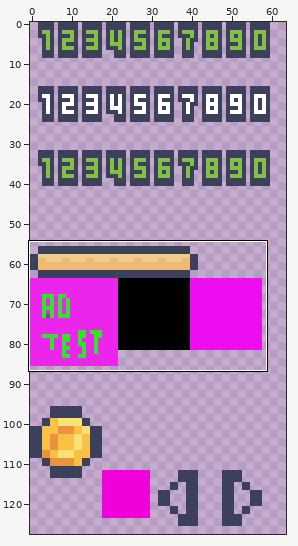
File history of a sprite sheet, images/shared-0-sheet2.png. The first picture is a wide view before the edit; the outline marks the close-up.
Close-up. As it was:
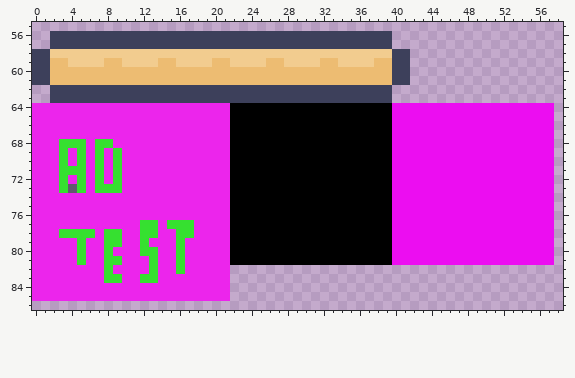
The file is 64x128 pixels. Shown: x 0..58, y 55..86. The commit also changed other parts of the picture, which this record leaves out.
And afterwards:
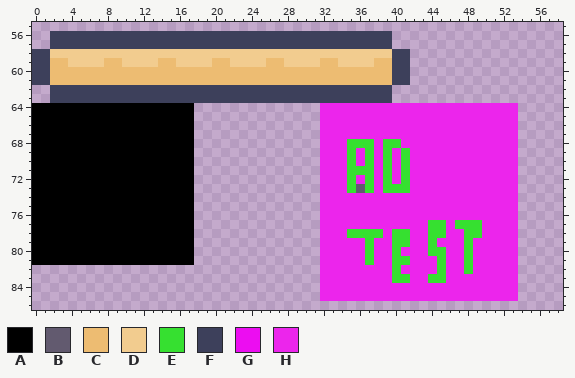
Palette (. is transparent): A #000000  B #625a6f  C #edbc72  D #f2cc8f  E #36e030  F #3d405b  G #ec0df1  H #ec25ec
Change:
Changed rows in their new state; - is an unchanged pixel.
first column x 0:
64 AAAAAAAAAAAAAAAAAA..............HHHHHHHHHHHHHHHHHHHHHH....
65 AAAAAAAAAAAAAAAAAA..............HHHHHHHHHHHHHHHHHHHHHH....
66 AAAAAAAAAAAAAAAAAA..............HHHHHHHHHHHHHHHHHHHHHH....
67 AAAAAAAAAAAAAAAAAA..............HHHHHHHHHHHHHHHHHHHHHH....
68 AAAAAAAAAAAAAAAAAA..............HHHEEEHEEHHHHHHHHHHHHH....
69 AAAAAAAAAAAAAAAAAA..............HHHEHEHEHEHHHHHHHHHHHH....
70 AAAAAAAAAAAAAAAAAA..............HHHEHEHEHEHHHHHHHHHHHH....
71 AAAAAAAAAAAAAAAAAA..............HHHEEEHEHEHHHHHHHHHHHH....
72 AAAAAAAAAAAAAAAAAA..............HHHEHEHEHEHHHHHHHHHHHH....
73 AAAAAAAAAAAAAAAAAA..............HHHEBEHEEEHHHHHHHHHHHH....
74 AAAAAAAAAAAAAAAAAA..............HHHHHHHHHHHHHHHHHHHHHH....
75 AAAAAAAAAAAAAAAAAA..............HHHHHHHHHHHHHHHHHHHHHH....
76 AAAAAAAAAAAAAAAAAA..............HHHHHHHHHHHHHHHHHHHHHH....
77 AAAAAAAAAAAAAAAAAA..............HHHHHHHHHHHHEEHEEEHHHH....
78 AAAAAAAAAAAAAAAAAA..............HHHEEEEHEEHHEEHHEEHHHH....
79 AAAAAAAAAAAAAAAAAA..............HHHHHEHHEEHHEHHHEHHHHH....
80 AAAAAAAAAAAAAAAAAA..............HHHHHEHHEHHHEEHHEHHHHH....
81 AAAAAAAAAAAAAAAAAA..............HHHHHEHHEEHHHEHHEHHHHH....
82 ......................----------HHHHHHHHEHHHHEHHEHHHHH----
83 ......................----------HHHHHHHHEEHHEEHHHHHHHH----
84 ......................----------HHHHHHHHHHHHHHHHHHHHHH----
85 ......................----------HHHHHHHHHHHHHHHHHHHHHH----
Changed places in both close-ups, as pixel boxes (x1, y1, x2, y2):
changed: (32, 103, 554, 301)
